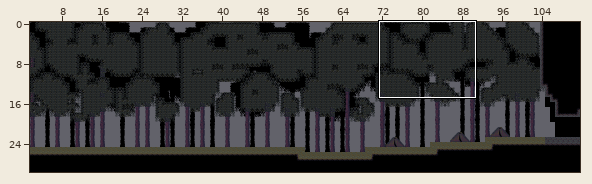
An edit to a level. Tiled map, AngryCastle/levels/hamond_02.tmx. The first picture is a wide view before the edit; the outline marks the close-up.
Close-up. Before the commit:
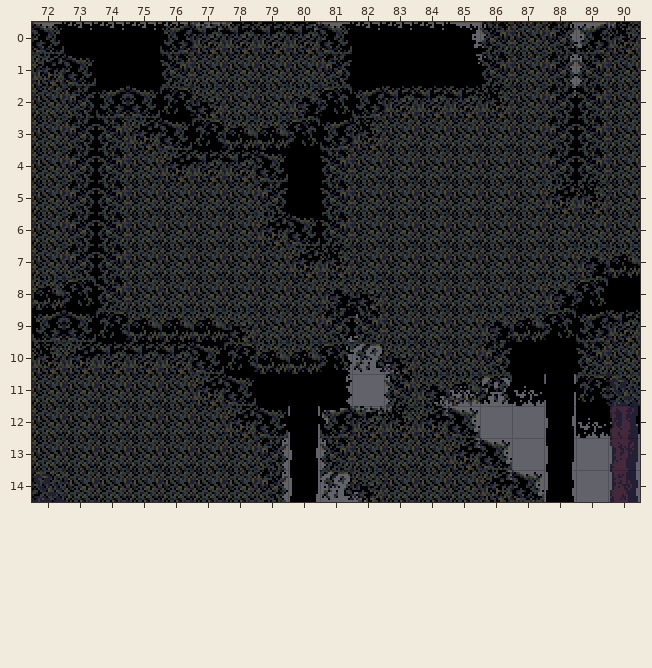
Cells are 16x16 px. Shown: x 72..90, y 0..14. The commit also changed other parts of the map, which this record leaves out.
After:
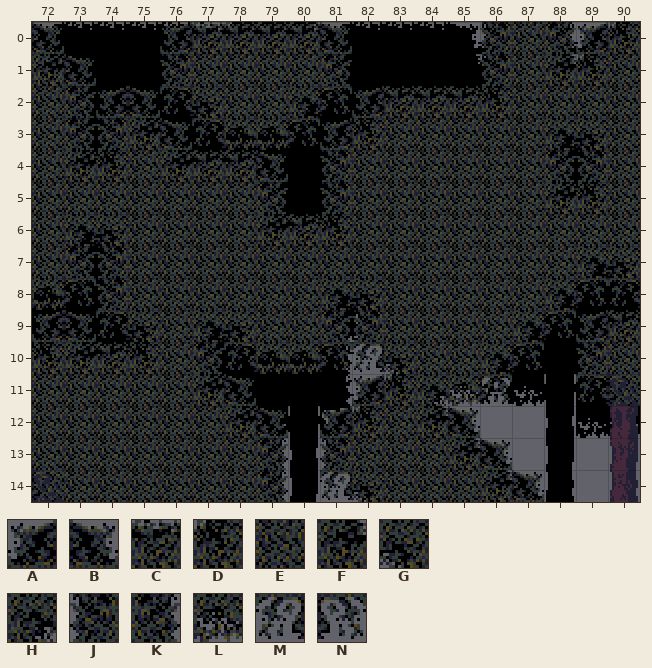
Key: from "Hamond_tileset": A 18, B 20, C 49, D 50, E 51, F 52, G 82, H 84, J 114, K 116, L 145, M 146, N 148.
_ is an empty cell.
The exact change:
Layer "BackgroundLayer":
The author put tile A in row 11 at x 82.
Tile B becomes tile C in row 6 at x 80.
Tile C becomes tile D in row 10 at x 75; in row 12 at x 82.
Tile J becomes tile D in row 1 at x 89; in row 4 at x 74; in row 6 at x 81; in row 11 at x 83.
Tile C becomes tile E in row 10 at x 76.
Tile D becomes tile E in row 7 at x 81; in row 12 at x 83.
Tile F becomes tile E in row 7 at x 80.
Tile H becomes tile E in row 9 at x 86.
Tile J becomes tile E in row 2 at x 89; in row 5 at x 74.
Tile K becomes tile E in row 2 at x 88; in row 5 at x 73.
Tile L becomes tile E in row 9 at x 76.
Tile K becomes tile F in row 1 at x 88; in row 4 at x 73.
Tile J becomes tile G in row 3 at x 89; in row 6 at x 74.
Tile L becomes tile G in row 7 at x 90; in row 9 at x 75.
Tile K becomes tile H in row 3 at x 88; in row 6 at x 73; in row 10 at x 86.
Tile L becomes tile H in row 9 at x 77 and 87.
Tile B becomes tile K in row 10 at x 77.
The author put tile M in row 8 at x 90.
The author put tile N in row 10 at x 87.
